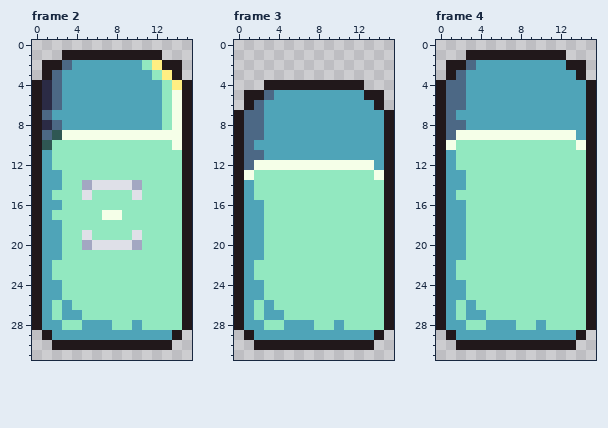
File history of a pixel-art file, Assets/Sprites/Block1.aseprite. Above: the version before the commit.
16x32 pixels, 5 frames. Shown: frame 2, frame 3, frame 4. The commit also changed other frames, which this record leaves out.
The result:
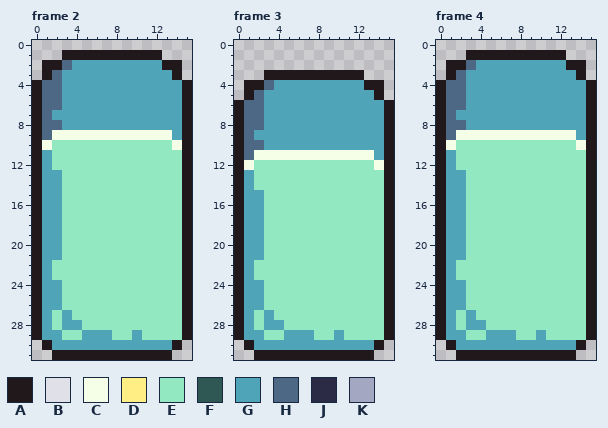
Palette (. is transparent): A #21181b  B #dfe0e8  C #f5ffe8  D #ffee83  E #92e8c0  F #2f5753  G #4fa4b8  H #4c6885  J #2b2b45  K #a3a7c2
Changes in this commit:
Changed rows in their new state; - is an unchanged pixel.
Frame 2:
first column x 1:
 2 ----------GG--
 3 -----------GG-
 4 H-----------GG
 5 H-----------GG
 6 H-----------GG
 7 ------------GG
 8 H-----------GG
 9 -C-----------G
10 C-------------
first column x 2:
14 ---EEEEEE
15 G--E----E
17 G----EE--
19 ---E----E
20 ---EEEEEE
first column x 0:
26 --GE------------
27 ----E-----------
28 --EGGEEE--E-----
29 AG-EE---EE-EEEEA
30 -AGGGGGGGGGGGGA-
31 --AAAAAAAAAAAA--
Frame 3:
first column x 0:
 3 ---AAAAAAAAAA---
 4 -AAHGGGGGGGGGAA-
 5 --HG---------G--
 6 AH------------GA
 9 --G-------------
10 --H-------------
11 --CCCCCCCCCCCC--
12 -CEEEEEEEEEEEEC-
13 -G------------E-
15 --G-------------
first column x 0:
26 --GE------------
27 ----E-----------
28 --EGGEEE--E-----
29 AG-EE---EE-EEEEA
30 -AGGGGGGGGGGGGA-
31 --AAAAAAAAAAAA--
Frame 4:
first column x 2:
15 G
first column x 0:
26 --GE------------
27 ----E-----------
28 --EGGEEE--E-----
29 AG-EE---EE-EEEEA
30 -AGGGGGGGGGGGGA-
31 --AAAAAAAAAAAA--
